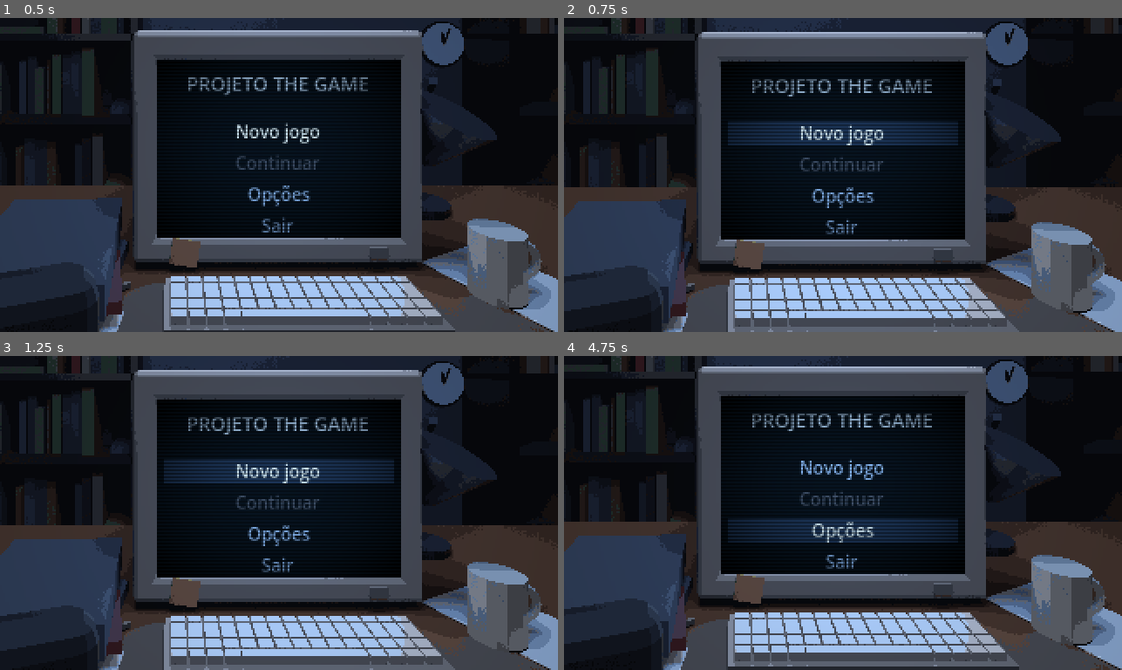
Above: before the commit, frames 1-4 (two rows, left to right).
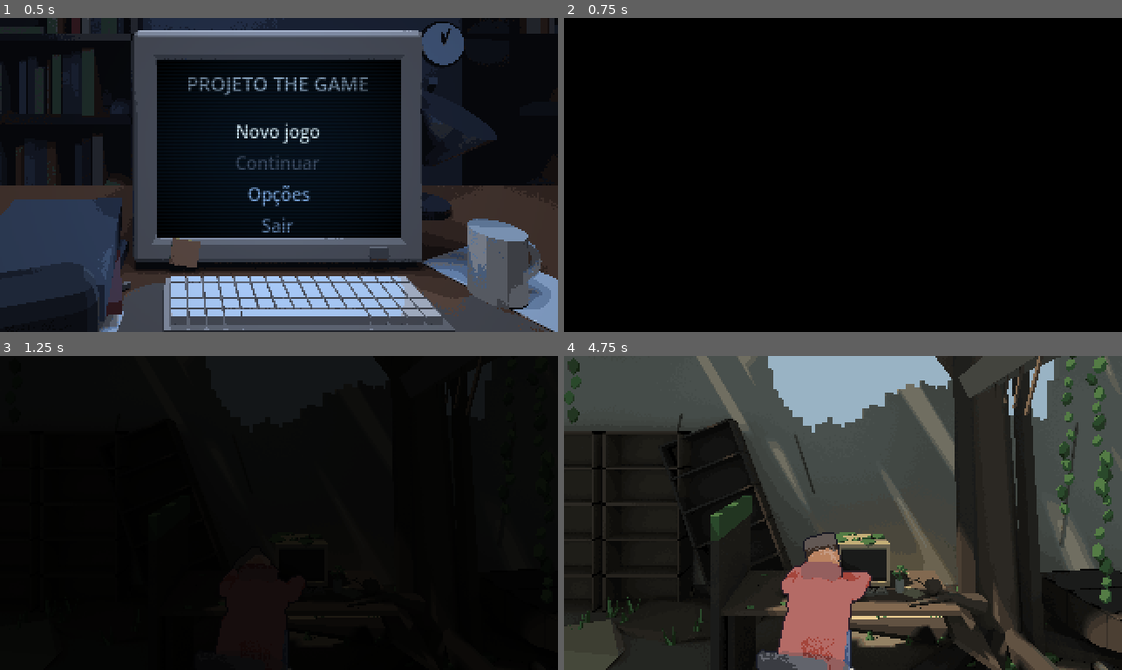
Above: after the commit, the same moments.

Repository: DaviiMiranda/Projeto_thegame
Game: Godot game, scene res://cenas/menu_principal.tscn
Same seed, same stepped clock (60 frames per second), same inputs: the game is played once before the commit and once after it.
Inputs (mouse positions are in pixels of both pictures, inside the frame that each line leads up to):
- Up to frame 1 (0.5 s): no input
- Up to frame 2 (0.75 s): click "Novo jogo" at 0.5 s
- Up to frame 3 (1.25 s): no input
- Up to frame 4 (4.75 s): click (843, 472) at 1.25 s, where only the run before the commit has a clickable "Novo jogo"; click (843, 534) at 2 s, where only the run before the commit has a clickable "Opções"; click (843, 531) at 2.75 s, where only the run before the commit has a clickable "Opções"; click (843, 469) at 3.5 s, where only the run before the commit has a clickable "Novo jogo"; click (843, 534) at 4.25 s, where only the run before the commit has a clickable "Opções"

Frame 1 is identical in both runs. In frame 2, 65% of the frame differs, in the area x 0-100%, y 0-100%; in frame 3, 59%; in frame 4, 82%.

Commit message:
feat: Novo jogo abre a cutscene seg_acordar
Co-Authored-By: Claude Opus 5.5 <noreply@anthropic.com>

Diff:
--- a/cenas/menu_principal.tscn
+++ b/cenas/menu_principal.tscn
@@ -7,6 +7,7 @@
 [ext_resource type="Texture2D" path="res://assets/sprites/menu/menu_mesa.png" id="5_mesa"]
 [ext_resource type="Texture2D" path="res://assets/sprites/menu/menu_frente.png" id="6_frente"]
 [ext_resource type="AudioStream" path="res://assets/audio/musica/menu/menu_trilha.mp3" id="7_trilha"]
+[ext_resource type="PackedScene" path="res://cenas/cutscenes/seg_acordar.tscn" id="8_novo_jogo"]
 
 [sub_resource type="Gradient" id="Gradient_luz"]
 colors = PackedColorArray(1, 1, 1, 1, 0, 0, 0, 0)
@@ -45,6 +46,7 @@
 script = ExtResource("1_menu")
 energia_luz = 0.4
 oscilacao_luz = 0.1
+cena_novo_jogo = ExtResource("8_novo_jogo")
 
 [node name="Fundo" type="Node2D" parent="."]
 script = ExtResource("2_camada")
